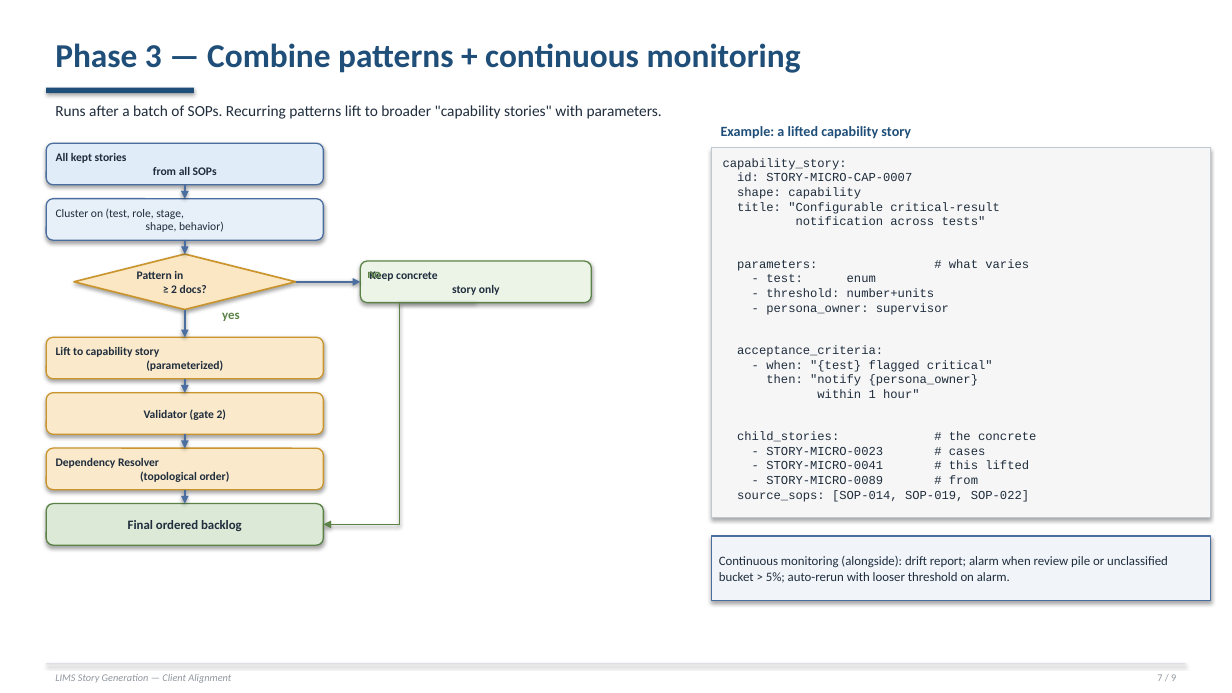
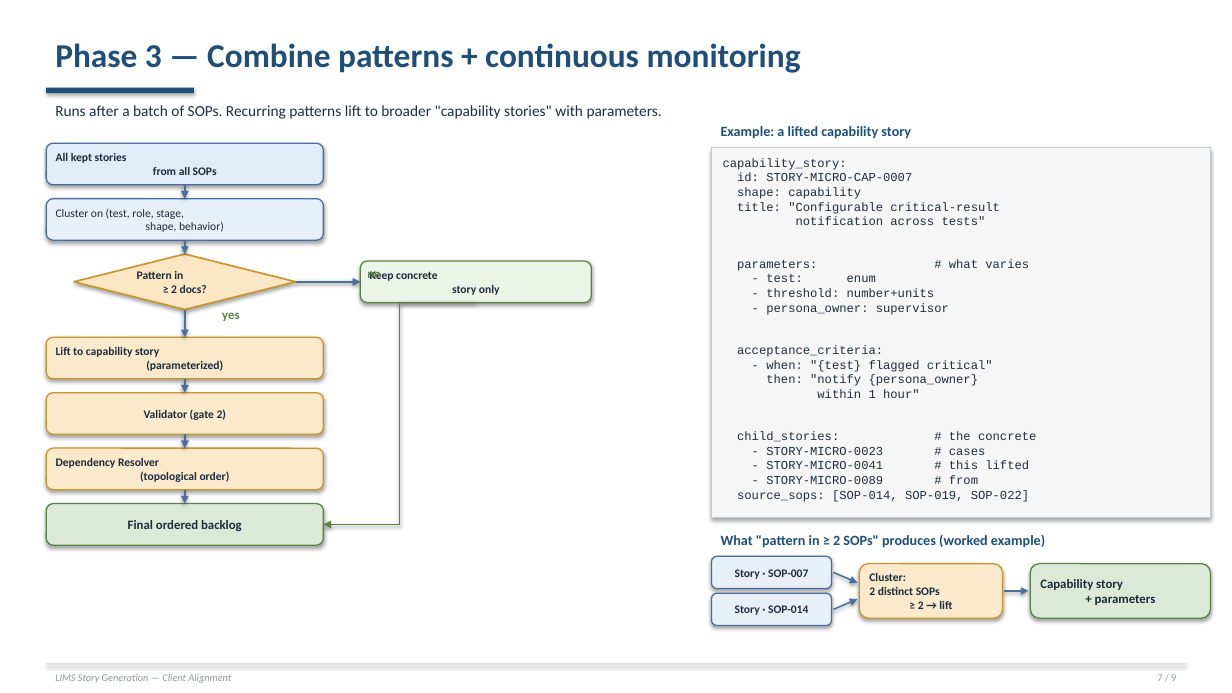
Before and after one commit to Rajneesh-Tiwari/LabReq_agent, a slide deck: slide 7 of client_alignment_deck.pptx. Drawn at 1232x693 pixels with LibreOffice and Linux fonts; fonts in the diff are those of the drawing. Boxes give left, top, right and bottom in pixels: in the first picture for what was removed or moved away, otherwise in the second. Text is boxed around its words. In the diff, an @@ line names an element or a change of style, - is before the commit and + after.

```diff
--- a/client_alignment_deck.pptx
+++ b/client_alignment_deck.pptx
@@ rectangle removed at [712, 536, 1211, 601] @@
-Continuous monitoring (alongside): drift report; alarm when review pile or unclassified bucket > 5%; auto-rerun with looser threshold on alarm.
@@ text added at [721, 534, 1045, 548], 11 pt, text #1F4E79, bold @@
+What "pattern in ≥ 2 SOPs" produces (worked example)
@@ rounded rectangle added at [712, 556, 832, 589], fill #E7EFF8, outline #4A6EA0 1 pt, 9 pt, text #1F2D3D, bold @@
+Story · SOP-007
@@ rounded rectangle added at [860, 564, 1003, 618], fill #FAE9CB, outline #C9952C 1 pt, 9 pt, text #1F2D3D, bold @@
+Cluster:
+2 distinct SOPs
+≥ 2 → lift
@@ rounded rectangle added at [1031, 564, 1211, 618], fill #DCE9D7, outline #5C8347 1 pt, 10 pt, text #1F2D3D, bold @@
+Capability story
++ parameters
@@ rounded rectangle added at [712, 593, 832, 626], fill #E7EFF8, outline #4A6EA0 1 pt, 9 pt, text #1F2D3D, bold @@
+Story · SOP-014
@@ arrow added from (834, 573) to (858, 583), #4A6EA0 1.2 pt @@
@@ arrow added from (834, 609) to (858, 599), #4A6EA0 1.2 pt @@
@@ arrow added from (1005, 591) to (1029, 591), #4A6EA0 1.5 pt @@
```
Also in this commit, not shown: 3 other slides changed, 1 other file.
